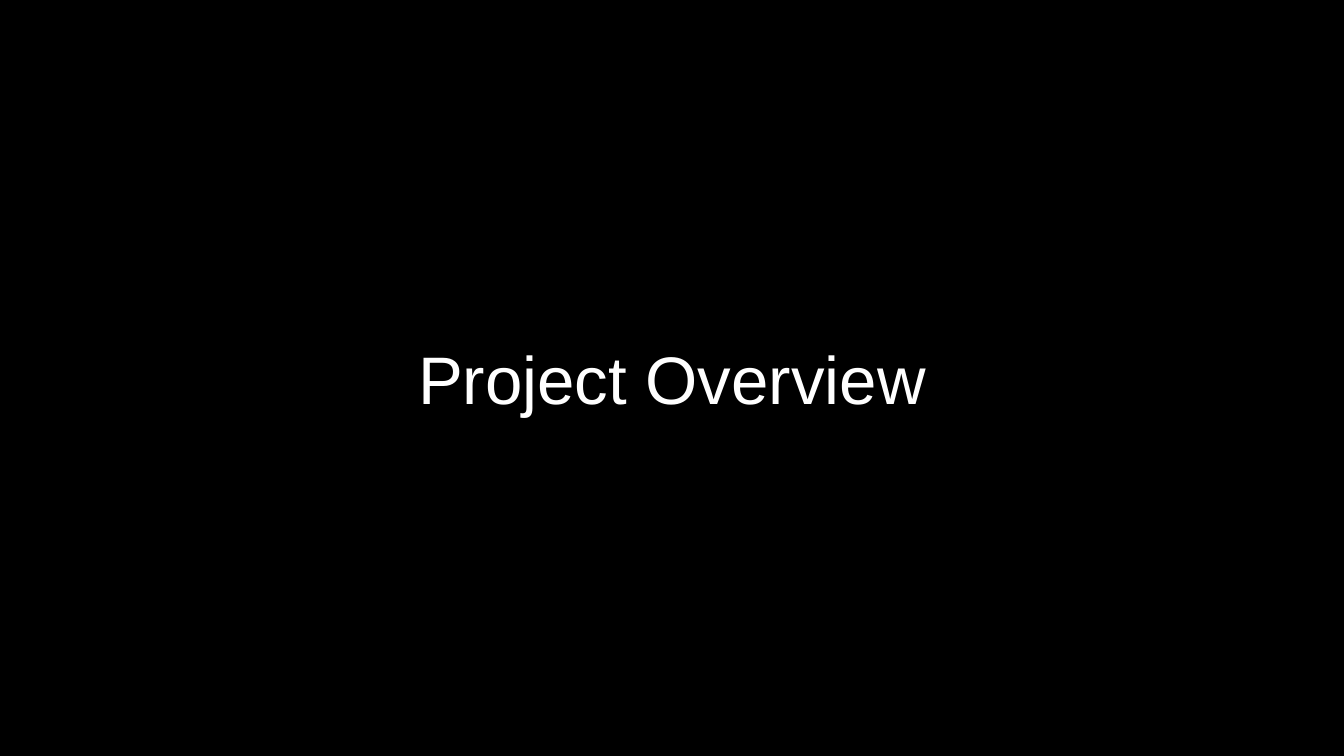
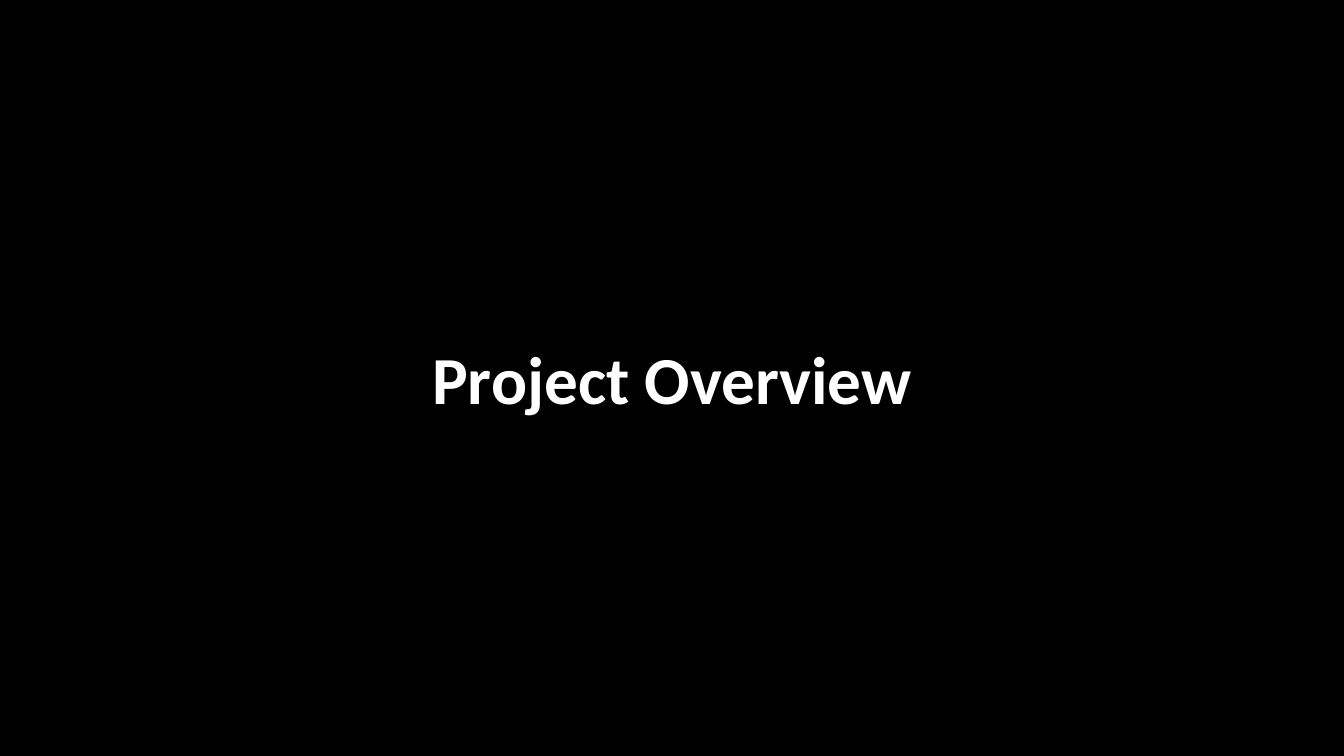
Before and after one commit to LionWeb-io/specification, a slide deck: slide 2 of resources/LangDev Talk.pptx. Drawn at 1344x756 pixels with LibreOffice and Linux fonts; fonts in the diff are those of the drawing. Boxes give left, top, right and bottom in pixels: in the first picture for what was removed or moved away, otherwise in the second. Text is boxed around its words. In the diff, an @@ line names an element or a change of style, - is before the commit and + after.

```diff
--- a/resources/LangDev Talk.pptx
+++ b/resources/LangDev Talk.pptx
@@ title "Project Overview" at <box>432,357,912,416</box>: font Arial to Calibri, bold on @@
```
Also in this commit, not shown: 13 other slides changed, 7 slides added, 6 slides removed.
